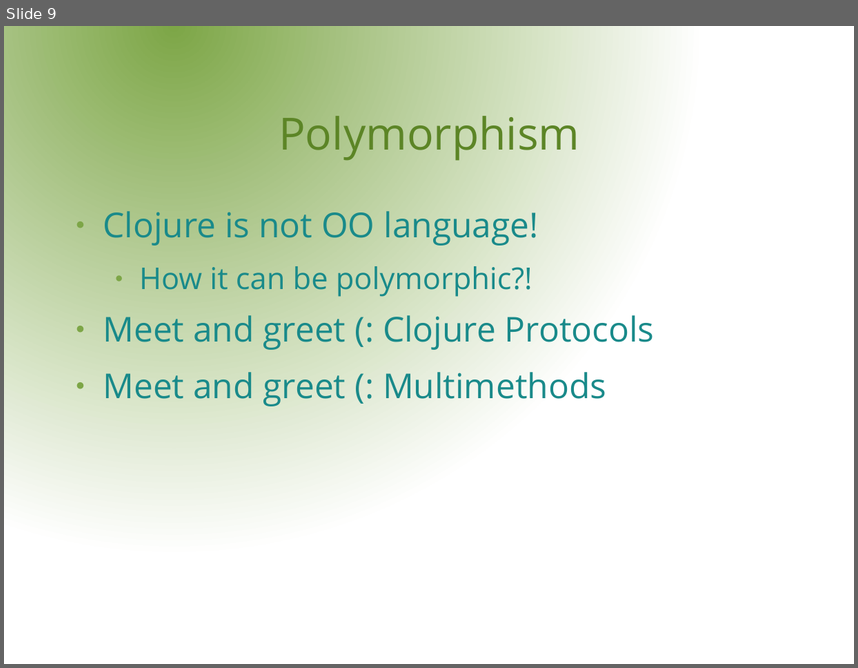
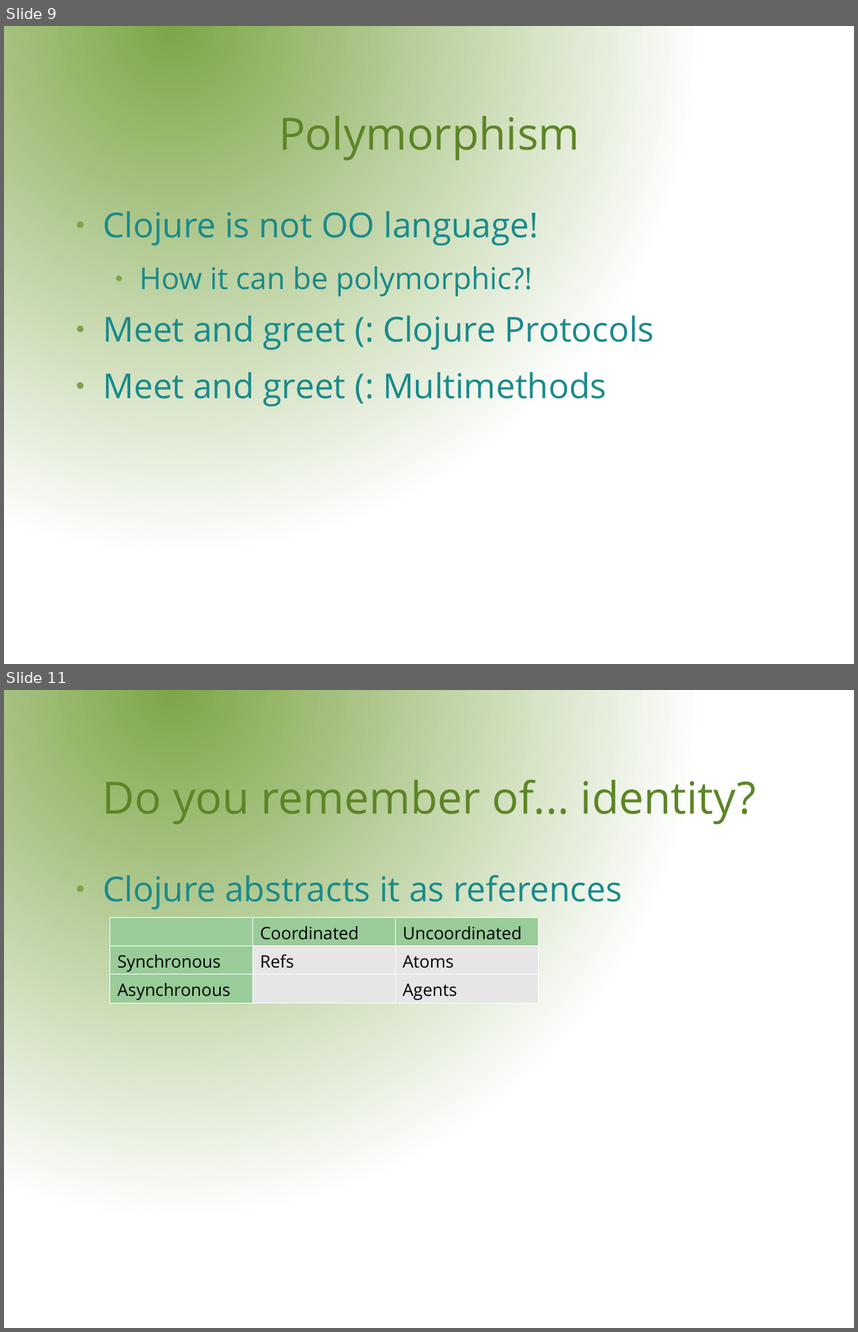
Before and after one commit to rssole/voxxed, a slide deck: resources/presentation/VoxxedDays.odp. Shown one above the other, each under a label of ours: slide 9 before the commit, slides 9 and 11 after it; the slides between them are not shown. The pictures are 858x668 and 858x1332 pixels, drawn with LibreOffice and Linux fonts; fonts in the diff are those of the drawing; background and template pictures are left out. Boxes give left, top, right and bottom in pixels: in the first picture for what was removed or moved away, otherwise in the second. Text is boxed around its words. In the diff, an @@ line names an element or a change of style, - is before the commit and + after.

```diff
--- a/resources/presentation/VoxxedDays.odp
+++ b/resources/presentation/VoxxedDays.odp
@@ slide 11 added at (x1=4, y1=690, x2=854, y2=1328), background gradient #7DA647 to #FFFFFF @@
@@ title added at (x1=103, y1=780, x2=756, y2=825), 41.4 pt, text #5C8526 @@
+Do you remember of... identity?
@@ text added at (x1=103, y1=875, x2=622, y2=909), 32 pt, text #198A8A @@
+● Clojure abstracts it as references
@@ table added at (x1=110, y1=917, x2=538, y2=1010), 3 rows, 3 columns @@
+ | Coordinated | Uncoordinated
+Synchronous | Refs | Atoms
+Asynchronous |  | Agents
```
Also in this commit, not shown: 1 slide changed.
